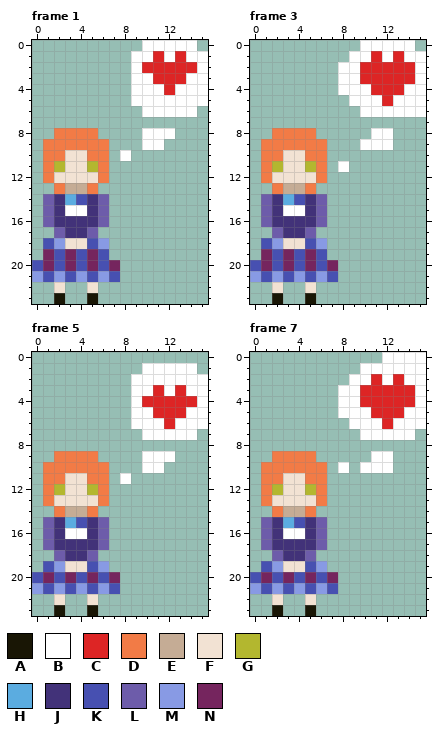
File history of a animated GIF sprite, rin-heart.gif. This is how it looked before the edit.
The file is 32x48 pixels, drawn in blocks of 2x2; one block is one cell here. Colours within 5 levels of each other are drawn and written as one. Shown: frame 1, frame 3, frame 5, frame 7. The commit also changed other frames, which this record leaves out.
Palette (. is transparent): A #191605  B #ffffff  C #dd2525  D #f27b46  E #c5ac95  F #f2e2d3  G #b3b72f  H #5bace0  J #423279  K #4750b1  L #6d5caa  M #889ae4  N #75255e
The result:
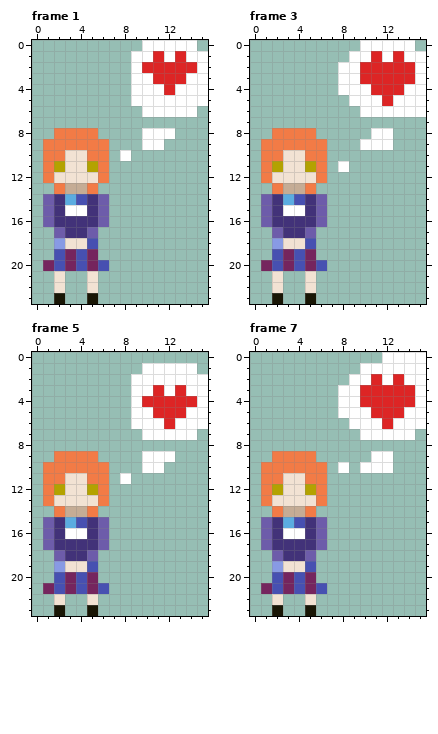
From old to new:
colour G: #b3b72f -> #b3a200
Frame 1:
y 18: x 1 K -> .; x 6 M -> .
y 19: x 1 N -> .; x 6 K -> .
y 20: x 0 K -> .; x 7 N -> .
y 21: x 0..7 MKMKMKMK -> ..F..F..
Frame 3: the same change as frame 1
Frame 5:
y 19: x 1 K -> .; x 6 M -> .
y 20: x 0..1 KN -> ..; x 6..7 KN -> ..
y 21: x 0..7 MKMKMKMK -> .NKNKNK.
Frame 7: the same change as frame 5
Pixel boxes of the changes (left, top, right, bottom) in both pictures:
changed: (54, 161, 98, 172)
changed: (32, 238, 120, 282)
changed: (272, 161, 316, 172)
changed: (250, 238, 338, 282)
changed: (54, 484, 98, 495)
changed: (32, 561, 120, 594)
changed: (272, 484, 316, 495)
changed: (250, 561, 338, 594)
